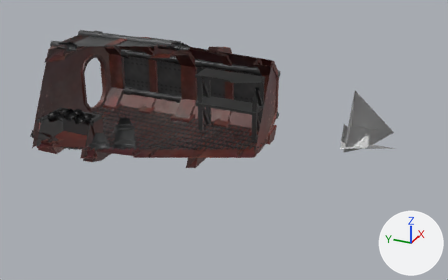
Two versions of the Blender file Blender/storage_room.blend, one commit apart.
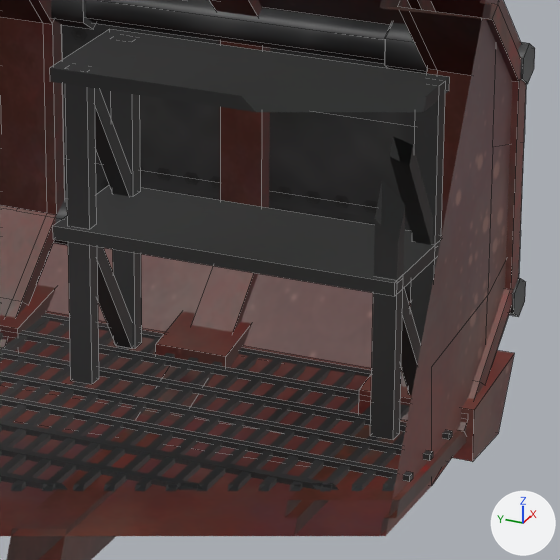
Each version is shown from a 50 mm lens placed at (-19.7, -11.75, 10.23), pointed at (1.21, -2.34, -0.22), then close up on the part from 42% to 64% of the width and 23% to 58% of the height. Lighting does not change. The marker at lower right points along +X, +Y and +Z. The last two pictures show the newer version. The close-ups show mesh edges as thin lines. Everything nearer to the camera than a plane just in front of the edit is cut away.
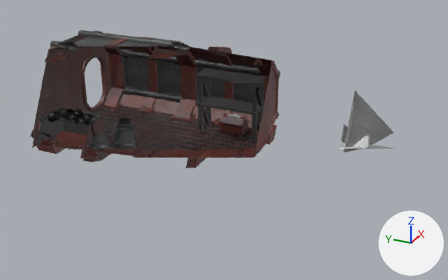
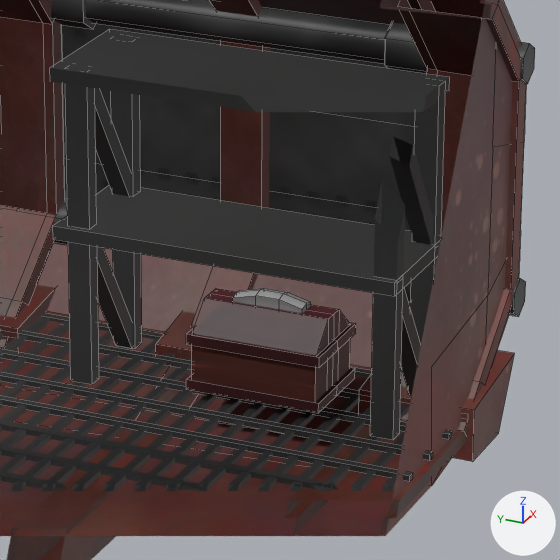
What differs and where, as boxes (x1, y1, x2, y2) in the close-ups (560 x 560 px):
'Cube', added
    after: (186, 288, 356, 413)

The edits, one by one:
Picture 'truhla.png' (img_truhla_png) is new.
Material 'Material.005' (mat_material_005) is new.
Its texture is img_truhla_png.
Mesh me_cube_002 is new.
It has 78 vertices, 70 faces and spans x 1.304..1.987, y -3.103..-2.078, z 0.059..0.774.
It uses material mat_material_005 (picture img_truhla_png).
Object 'Cube' (ob_cube) is new; it shows me_cube_002.
Its location is (0.0, 0.0, 0.0).
